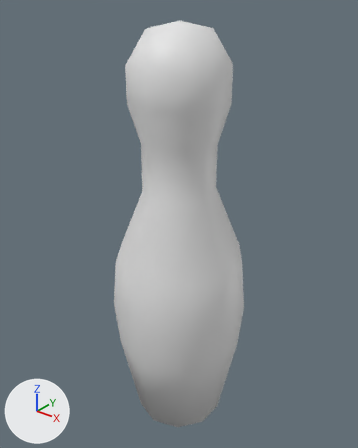
The OBJ model Assets/Models/BowlingPin.obj as it was, and as the next commit left it.
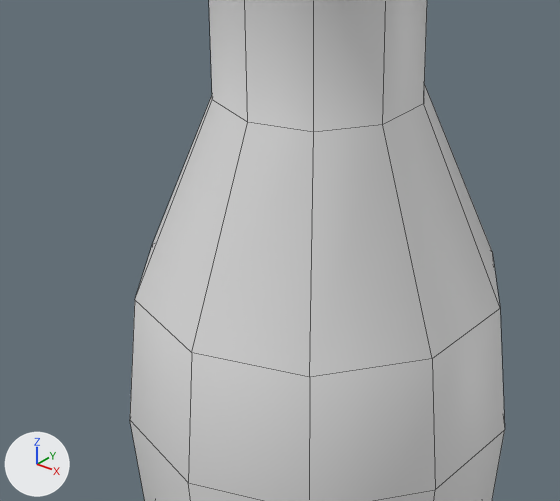
There are two pictures of each version: one whole from a 50 mm lens placed at (0.693, -0.869, 0.748), pointed at (-0.014, 0.014, 0.2), one close up on the part from 19% to 74% of the width and 35% to 74% of the height. Arrows for +X, +Y and +Z are at lower left; the lights stay in place. The close-ups show mesh edges as thin lines. Where no turn or scale is listed for an object, it has been applied to the vertices.
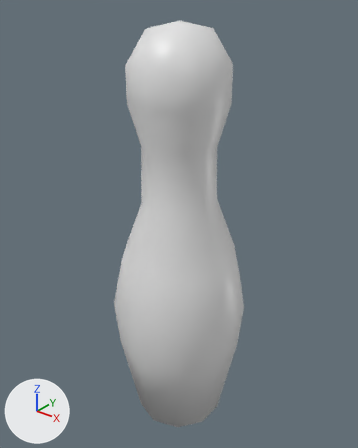
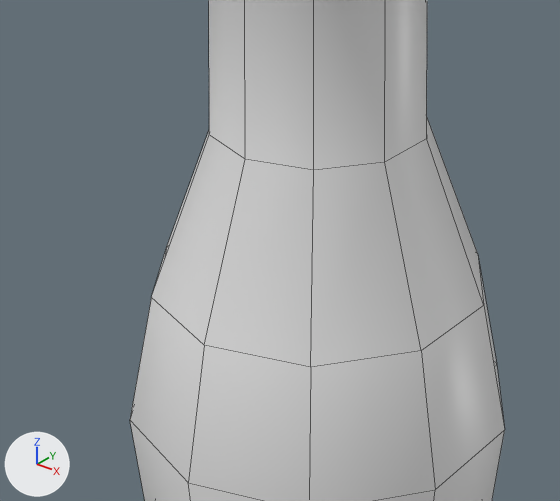
The newer file is also turned or shifted as a whole; pictures and numbers use the older file's frame.

Pixel boxes [x1, y1, x2, y2] of what changed, in the close-ups (560 x 501 px; the box of a moved part takes in the faces that stretch with it):
part 1 of me_cylinder, moved or reshaped
    before: [130, 0, 505, 489]
    after: [130, 0, 504, 489]

Edits to the bpy script that builds the scene:
```text
Change me_cylinder:
    where me_cylinder.from_pydata(...)  # 91 vertices, 91 faces; spans x -0.167..0.167, y -0.176..0.176, z -0.36..0.678
    used by ob_cylinder; location = (0.0, 0.0, 0.0)
    before: 41 (0.053, 0.073, 0.422), 44 (0.053, -0.073, 0.422), 46 (-0.053, -0.073, 0.422), 49 (-0.053, 0.073, 0.422)
    me_cylinder part 1
    add for i in [41, 44, 46, 49]: me_cylinder.vertices[i].co += Vector((0.0, 0.0, -0.006))
    me_cylinder.vertices[20].co: (0.0, 0.164, 0.126) -> (0.0, 0.15, 0.126)
    me_cylinder.vertices[21].co: (0.097, 0.133, 0.126) -> (0.088, 0.121, 0.126)  # pixel (492, 251) -> pixel (477, 253)
    me_cylinder.vertices[22].co: (0.156, 0.051, 0.126) -> (0.143, 0.046, 0.126)  # pixel (500, 308) -> pixel (483, 305)
    me_cylinder.vertices[23].co: (0.156, -0.051, 0.126) -> (0.143, -0.046, 0.126)  # pixel (432, 358) -> pixel (421, 350)
    me_cylinder.vertices[24].co: (0.097, -0.133, 0.126) -> (0.088, -0.121, 0.126)  # pixel (309, 377) -> pixel (310, 367)
    me_cylinder.vertices[25].co: (0.0, -0.164, 0.126) -> (0.0, -0.15, 0.126)  # pixel (191, 352) -> pixel (204, 345)
    me_cylinder.vertices[26].co: (-0.097, -0.133, 0.126) -> (-0.088, -0.121, 0.126)  # pixel (134, 299) -> pixel (151, 297)
    me_cylinder.vertices[27].co: (-0.156, -0.051, 0.126) -> (-0.143, -0.046, 0.126)  # pixel (152, 244) -> pixel (166, 246)
    me_cylinder.vertices[28].co: (-0.156, 0.051, 0.126) -> (-0.143, 0.046, 0.126)
    me_cylinder.vertices[29].co: (-0.097, 0.133, 0.126) -> (-0.088, 0.121, 0.126)
    me_cylinder.vertices[30].co: (0.0, 0.091, 0.303) -> (0.0, 0.094, 0.273)
    me_cylinder.vertices[31].co: (0.053, 0.073, 0.303) -> (0.055, 0.076, 0.273)
    me_cylinder.vertices[32].co: (0.086, 0.028, 0.303) -> (0.09, 0.029, 0.273)  # pixel (423, 103) -> pixel (426, 138)
    me_cylinder.vertices[33].co: (0.086, -0.028, 0.303) -> (0.09, -0.029, 0.273)  # pixel (382, 124) -> pixel (384, 162)
    me_cylinder.vertices[34].co: (0.053, -0.073, 0.303) -> (0.055, -0.076, 0.273)  # pixel (313, 132) -> pixel (313, 170)
    me_cylinder.vertices[35].co: (0.0, -0.091, 0.303) -> (0.0, -0.094, 0.273)  # pixel (247, 122) -> pixel (245, 159)
    me_cylinder.vertices[36].co: (-0.053, -0.073, 0.303) -> (-0.055, -0.076, 0.273)  # pixel (212, 99) -> pixel (209, 134)
    me_cylinder.vertices[37].co: (-0.086, -0.028, 0.303) -> (-0.09, -0.029, 0.273)
    me_cylinder.vertices[38].co: (-0.086, 0.028, 0.303) -> (-0.09, 0.029, 0.273)
    me_cylinder.vertices[39].co: (-0.053, 0.073, 0.303) -> (-0.055, 0.076, 0.273)
    me_cylinder.vertices[40].co: (0.0, 0.091, 0.422) -> (0.0, 0.09, 0.416)
    me_cylinder.vertices[42].co: (0.086, 0.028, 0.422) -> (0.086, 0.028, 0.416)
    me_cylinder.vertices[43].co: (0.086, -0.028, 0.422) -> (0.086, -0.028, 0.416)
    me_cylinder.vertices[45].co: (0.0, -0.091, 0.422) -> (0.0, -0.09, 0.416)
    me_cylinder.vertices[47].co: (-0.086, -0.028, 0.422) -> (-0.086, -0.028, 0.416)
    me_cylinder.vertices[48].co: (-0.086, 0.028, 0.422) -> (-0.086, 0.028, 0.416)
```
